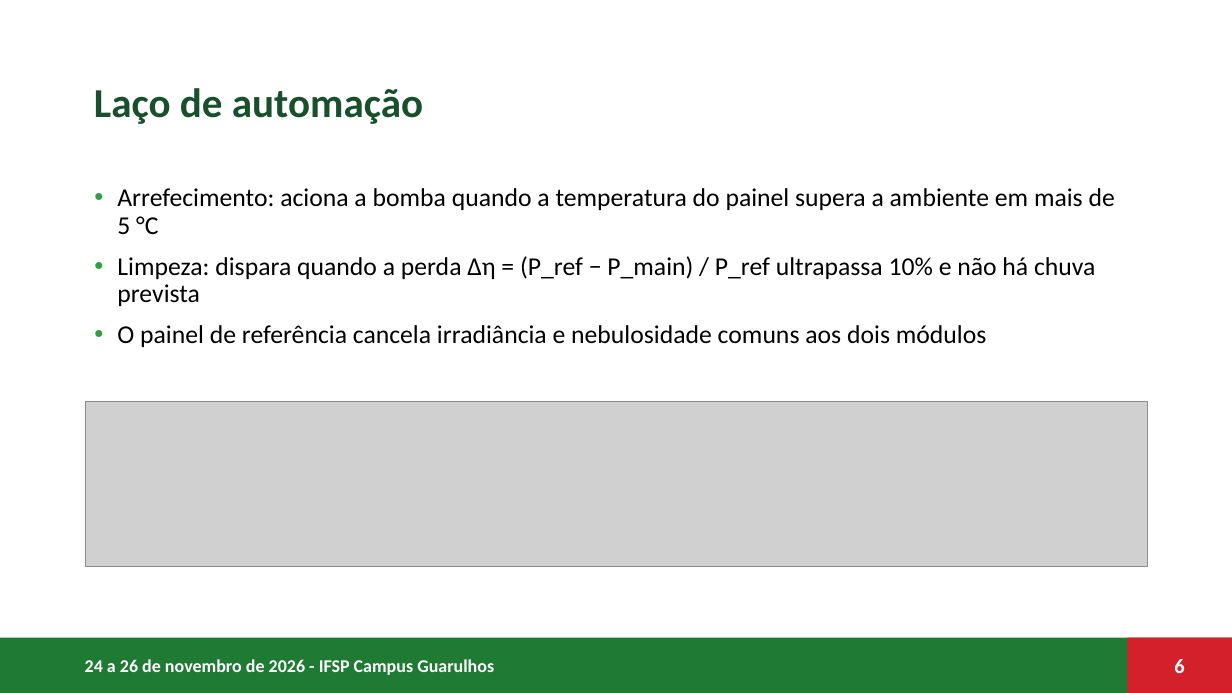
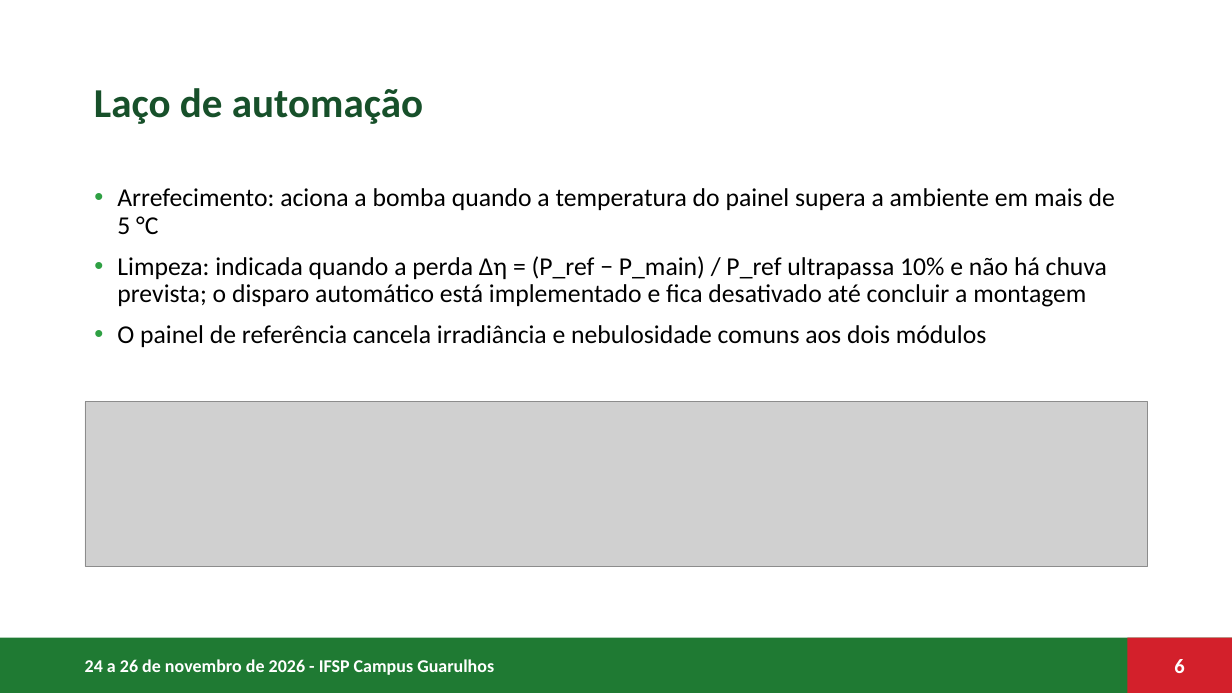
Before and after one commit to RukasuDesuu/auto-cleaning-solar-panel, a slide deck: slide 6 of docs/Presentations/ASCM_CONICT_2026.pptx. Drawn at 1232x693 pixels with LibreOffice and Linux fonts; fonts in the diff are those of the drawing; grey boxes stand for pictures; background and template pictures are left out. Boxes give left, top, right and bottom in pixels: in the first picture for what was removed or moved away, otherwise in the second. Text is boxed around its words. In the diff, an @@ line names an element or a change of style, - is before the commit and + after.

```diff
--- a/docs/Presentations/ASCM_CONICT_2026.pptx
+++ b/docs/Presentations/ASCM_CONICT_2026.pptx
@@ text at bbox=[117, 256, 1107, 307]: text changed @@
-• Limpeza: dispara quando a perda Δη = (P_ref − P_main) / P_ref ultrapassa 10% e não há chuva prevista
+• Limpeza: indicada quando a perda Δη = (P_ref − P_main) / P_ref ultrapassa 10% e não há chuva prevista; o disparo automático está implementado e fica desativado até concluir a montagem
```
